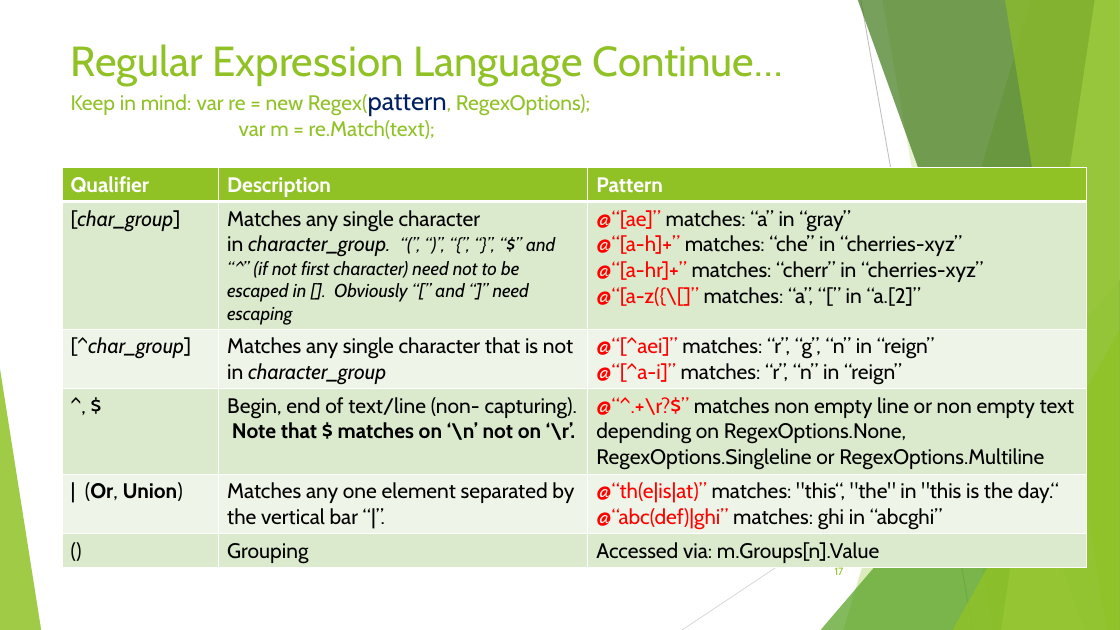
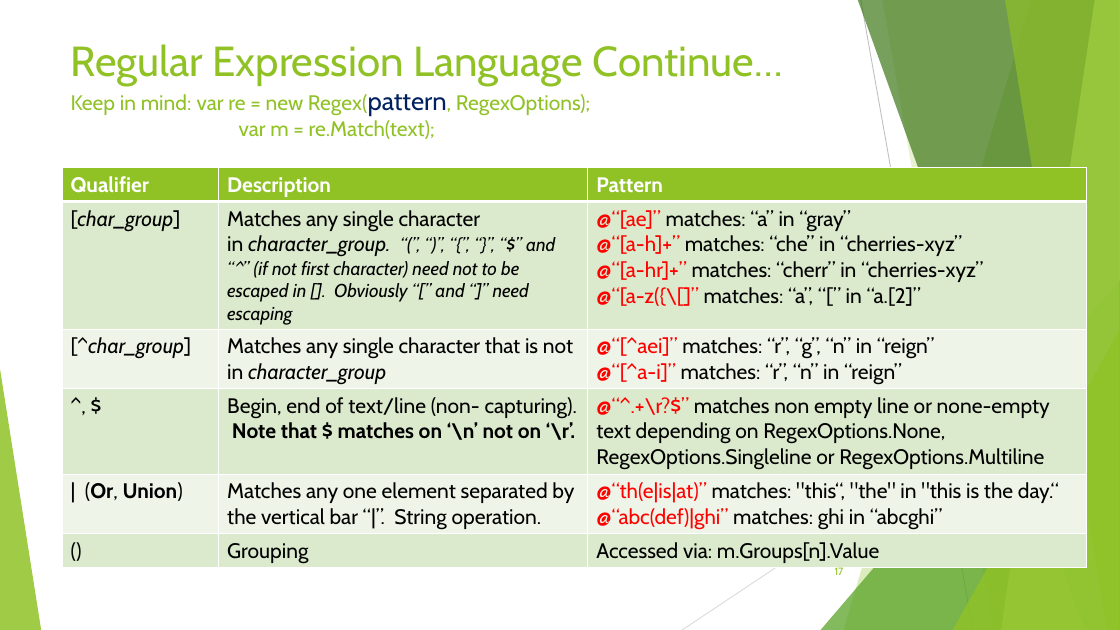
Before and after one commit to avifarah/RegularExpressionsTalk, a slide deck: slide 17 of Regular expression.pptx. Drawn at 1120x630 pixels with LibreOffice and Linux fonts; fonts in the diff are those of the drawing. Boxes give left, top, right and bottom in pixels: in the first picture for what was removed or moved away, otherwise in the second. Text is boxed around its words. In the diff, an @@ line names an element or a change of style, - is before the commit and + after.

```diff
--- a/Regular expression.pptx
+++ b/Regular expression.pptx
@@ table at (x1=62, y1=168, x2=1086, y2=589) @@
-row 4, column 3: @“^.+\r?$” matches non empty line or non empty text depending on RegexOptions.None, RegexOptions.Singleline or RegexOptions.Multiline
+row 4, column 3: @“^.+\r?$” matches non empty line or none-empty text depending on RegexOptions.None, RegexOptions.Singleline or RegexOptions.Multiline
-row 5, column 2: Matches any one element separated by the vertical bar “|”.
+row 5, column 2: Matches any one element separated by the vertical bar “|”. String operation.
```
Also in this commit, not shown: 3 other slides changed, 3 other files.
